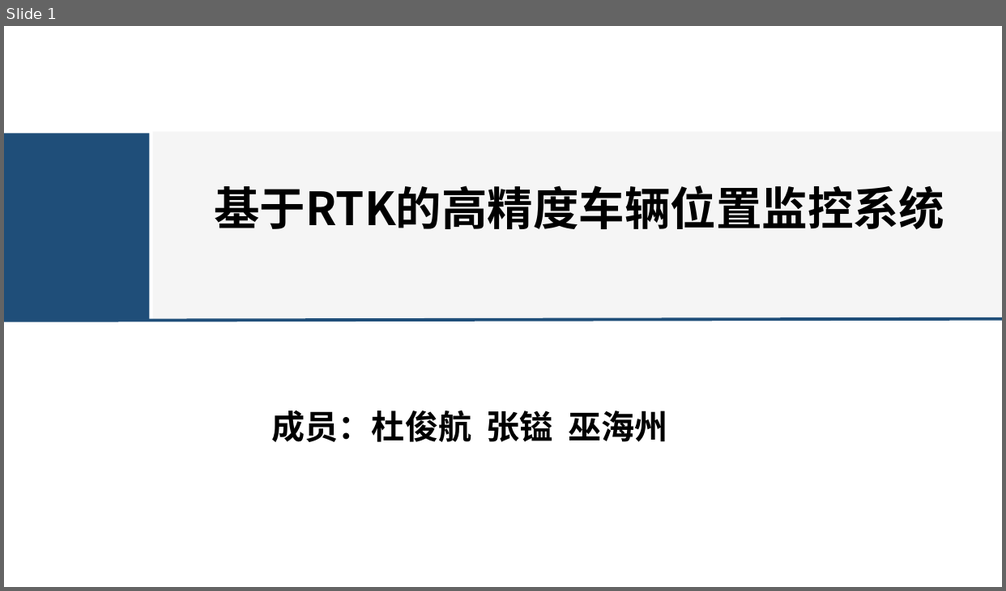
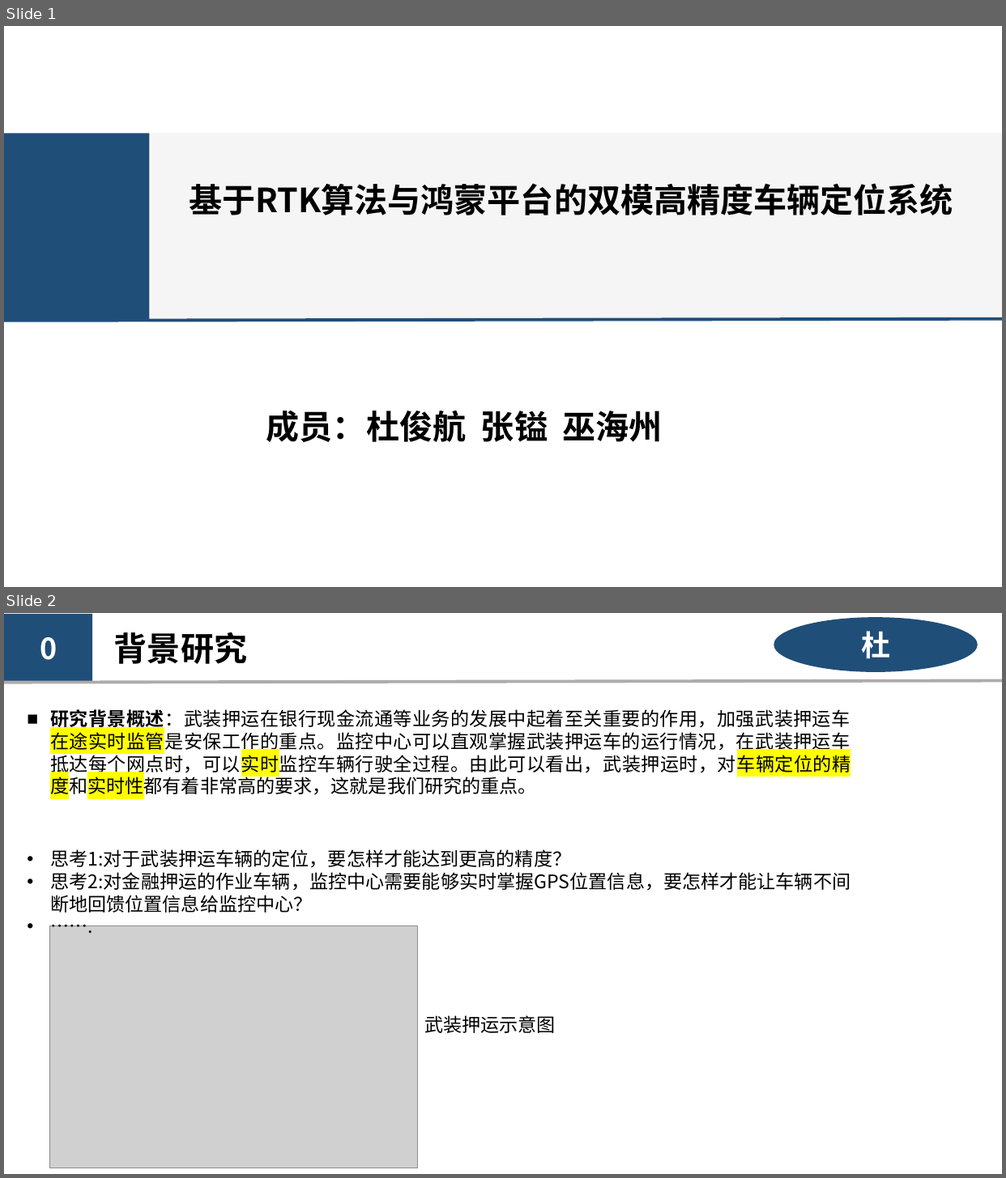
Before and after one commit to kashima19960/ppt-summary, a slide deck: du/RTK-Du.pptx. Shown one above the other, each under a label of ours: slide 1 before the commit, slides 1 and 2 after it. The pictures are 1006x591 and 1006x1178 pixels, drawn with LibreOffice and Linux fonts; fonts in the diff are those of the drawing; grey boxes stand for pictures. Boxes give left, top, right and bottom in pixels: in the first picture for what was removed or moved away, otherwise in the second. Text is boxed around its words. In the diff, an @@ line names an element or a change of style, - is before the commit and + after.

```diff
--- a/du/RTK-Du.pptx
+++ b/du/RTK-Du.pptx
@@ slide 2 added at (4,613,1002,1174), background #FFFFFF @@
@@ rectangle added at (4,614,92,682), fill #1F4E79, 28 pt, text #FFFFFF, bold @@
+0
@@ text added at (114,632,247,664), 32 pt, text #000000, bold @@
+背景研究
@@ ellipse added at (774,618,978,672), fill #1F4E79, 28 pt, text #FFFFFF, bold @@
+杜
@@ line added from (4, 683) to (1002, 680), #AFABAB 3 pt @@
@@ text added at (50,709,850,798), 18 pt, text #000000 @@
+■ 研究背景概述：武装押运在银行现金流通等业务的发展中起着至关重要的作用，加强武装押运车在途实时监管是安保工作的重点。监控中心可以直观掌握武装押运车的运行情况，在武装押运车抵达每个网点时，可以实时监控车辆行驶全过程。由此可以看出，武装押运时，对车辆定位的精度和实时性都有着非常高的要求，这就是我们研究的重点。
@@ text added at (50,850,850,913), 18 pt, text #000000 @@
+• 思考1:对于武装押运车辆的定位，要怎样才能达到更高的精度？
+• 思考2:对金融押运的作业车辆，监控中心需要能够实时掌握GPS位置信息，要怎样才能让车辆不间断地回馈位置信息给监控中心？
+• …….
@@ picture added at (49,926,417,1169) @@
@@ text added at (424,1016,556,1033), 18 pt, text #000000 @@
+武装押运示意图
@@ text added at (65,1168,86,1169), 20 pt, text #FFFFFF, bold @@
+技术基础
@@ slide 1 changed as well @@
@@ text at (189,183,953,216): text changed; size 44 to 32 pt @@
-基于RTK的高精度车辆位置监控系统
+基于RTK算法与鸿蒙平台的双模高精度车辆定位系统
@@ text "成员：杜俊航 张镒 巫海州": place and size @@
-text "成员：杜俊航 张镒 巫海州" at (272,411,668,442)
+text "成员：杜俊航 张镒 巫海州" at (266,411,663,442)
```
Also in this commit, not shown: 7 other slides changed, 7 other slides added, 3 slides removed, 2 other files.
